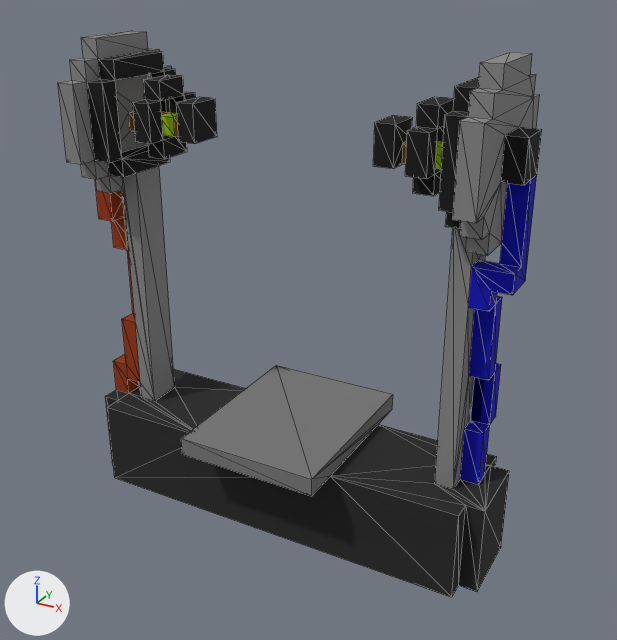
Two versions of the OBJ model Assets/_Game/Models/Shocker-1-shocker.obj, one commit apart.
Rendered twice from a 50 mm lens placed at (2.11, -3.64, 3.03), pointed at (0.1, 0.01, 1.21). The lights are fixed; the arrows at lower left show +X, +Y and +Z. Mesh edges are drawn as thin lines. Where no turn or scale is listed for an object, it has been applied to the vertices. Vertices at the same position are counted once.

Before the edit, the objects in view are built like this:
```python
me_shocker = bpy.data.meshes.new('shocker')
me_shocker.from_pydata(...)  # 362 vertices, 764 faces; spans x -1.2..1.2, y -0.5..0.5, z 0.0..2.6
me_shocker.materials.append(mat_palette)  # picture img_shocker_1_shocker_png
ob_shocker = bpy.data.objects.new('shocker', me_shocker)
ob_shocker.location = (0.0, 0.0, 0.0)
```
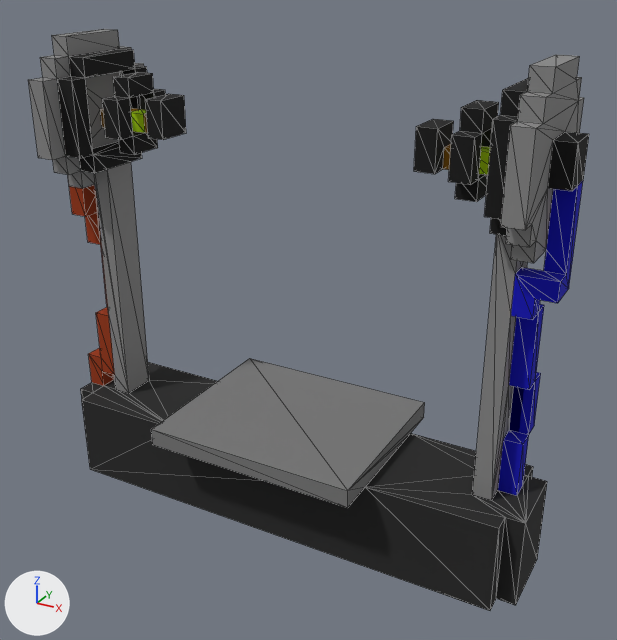
Commit message: Update shocker model

Location of each change, (x1, y1, x2, y2) in pixels of the pictures (617 x 640 px; the box of a moved part takes in the faces that stretch with it):
'shocker', reshaped (16% wider): before (58, 31, 542, 597); after (28, 29, 589, 611)
part 1 of me_shocker, moved or reshaped: before (58, 31, 246, 478); after (28, 29, 217, 469)
part 2 of me_shocker, moved or reshaped: before (116, 52, 542, 597); after (90, 55, 589, 611)

The edits, one by one:
me_shocker has 362 vertices, 764 faces and spans x -1.2..1.2, y -0.5..0.5, z 0.0..2.6.
me_shocker is used by ob_shocker; location (0.0, 0.0, 0.0).
me_shocker part 1: all 187 vertices in x -1.2..-0.4, y -0.5..0.5, z 0.0..2.6 are moved by (-0.2, 0.0, 0.0).
me_shocker part 2: all 175 vertices in x 0.4..1.2, y -0.5..0.5, z 0.0..2.6 are moved by (0.2, 0.0, 0.0).
